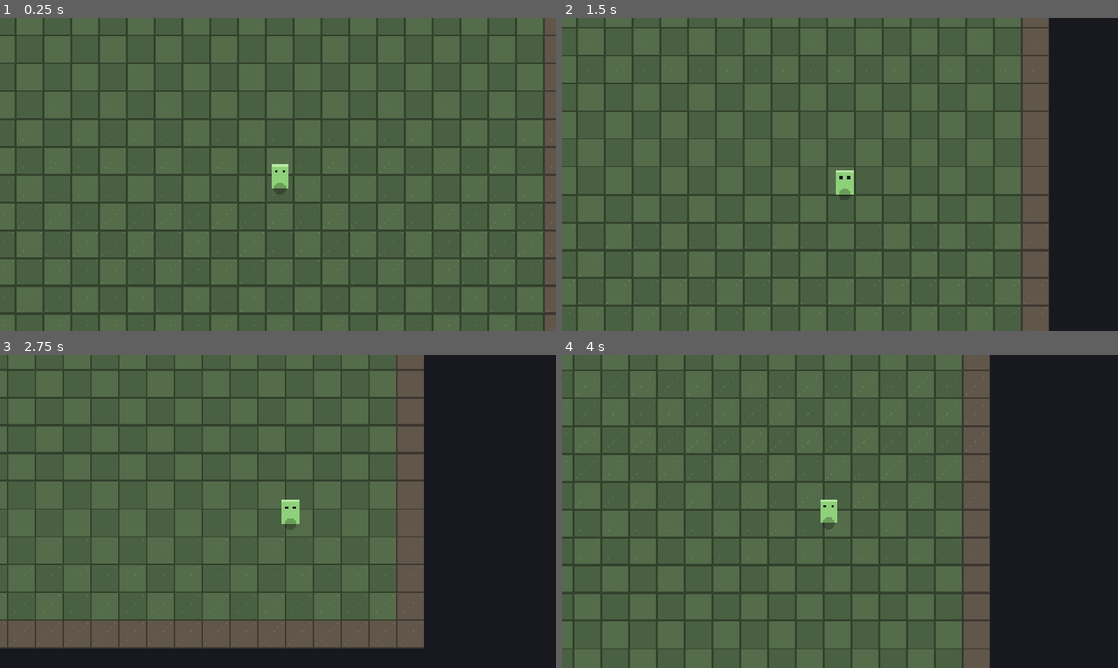
Above: before the commit, frames 1-4 (two rows, left to right).
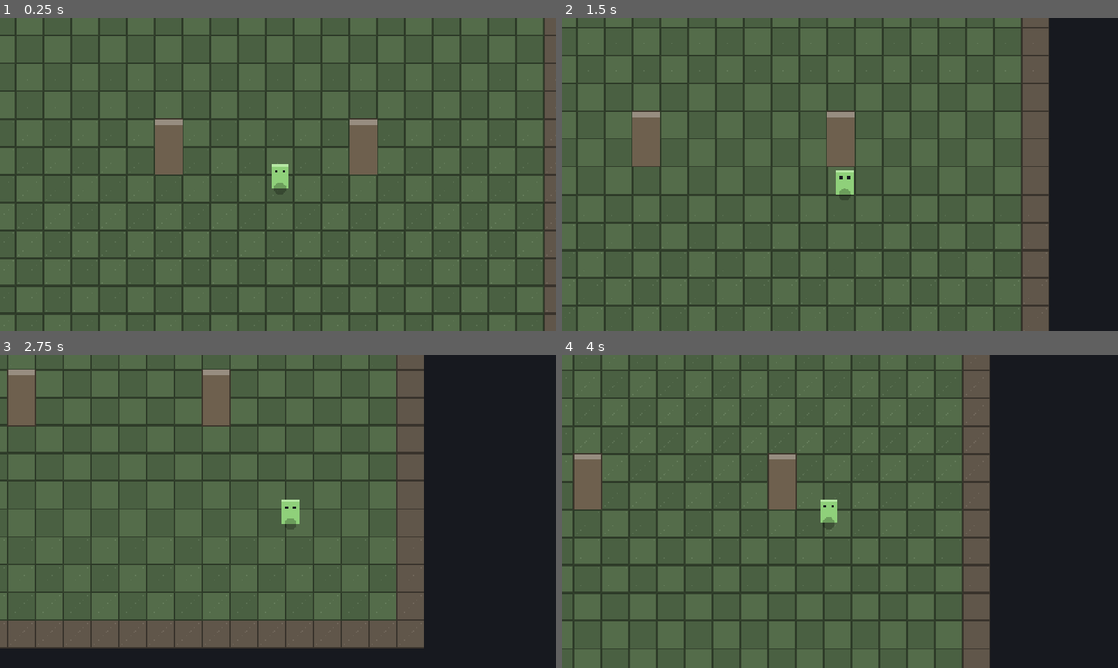
Above: after the commit, the same moments.

Repository: AdLgames/tugow
Game: Godot game, scene res://scenes/world.tscn
Same seed, same stepped clock (60 frames per second), same inputs: the game is played once before the commit and once after it.
Inputs:
- Up to frame 1 (0.25 s): no input
- Up to frame 2 (1.5 s): hold D (move_right) 0.53-1.28 s; hold S (move_down) from 1.28 s (still down)
- Up to frame 3 (2.75 s): release S (move_down) at 2.03 s; hold D (move_right) from 2.03 s (still down)
- Up to frame 4 (4 s): release D (move_right) at 2.78 s; hold W (move_up) 2.78-3.53 s; hold A (move_left) from 3.53 s (still down)

The runs differ from the first frame. In frame 1, 1.8% of the frame differs, in the area x 27-68%, y 32-50%; in frame 2, 1.7%; in frame 3, 1.7%; in frame 4, 1.7%.

Commit message:
Put tall occluders in props, where the sorting actually works
Answering "do the tiles need configuring": floors need nothing, solid
tiles need a collision shape, and tiles taller than their cell need a
texture origin to lift them onto their cell and a y-sort origin to move
their sort point to their base. The tall post at 4:0 in the tileset is a
worked example, and the smoke test asserts both origins are set.

But checking that turned up something worth more than the answer. Tiles
in a Y-sorted TileMapLayer sort correctly against each other — two tall
posts overlap in the right order — and do NOT interleave with sibling
nodes. A tile can never be drawn in front of the player whatever origins
are set, and nothing errors; the player just walks over the top of it.
Measured, not guessed: a player standing behind a tall tile rendered
1610 of its own pixels, and behind an identical shape drawn by an
ordinary node, zero.

So anything the player must pass behind is now a prop rather than a tile:
scenes/prop.tscn, in a Y-sorted Props node that also holds the player.
Tile layers keep the floors and the walls at the edge of the room, where
nothing ever walks behind them.

tests/render.gd checks it by counting pixels of the player on screen —
zero behind a prop, about sixteen hundred with nothing in the way. That
is the only way to catch this class of mistake, since getting it wrong
raises no error and looks fine until someone walks past a post.

Co-Authored-By: Claude Opus 5 <noreply@anthropic.com>
Claude-Session: https://claude.ai/code/session_01BzAKzGJTYJvNQcmYrQHVBo

Diff:
--- a/resources/tileset.tres
+++ b/resources/tileset.tres
@@ -10,6 +10,11 @@
 2:0/0 = 0
 2:0/0/physics_layer_0/polygon_0/points = PackedVector2Array(-32, -32, 32, -32, 32, 32, -32, 32)
 3:0/0 = 0
+4:0/0 = 0
+4:0/size_in_atlas = Vector2i(1, 2)
+4:0/0/texture_origin = Vector2i(0, -32)
+4:0/0/y_sort_origin = 32
+4:0/0/physics_layer_0/polygon_0/points = PackedVector2Array(-32, -32, 32, -32, 32, 32, -32, 32)
 
 [resource]
 resource_name = "Wireframe Tiles"
--- /dev/null
+++ b/scenes/prop.tscn
@@ -0,0 +1,13 @@
+[gd_scene load_steps=3 format=3]
+
+[ext_resource type="Script" path="res://scripts/prop.gd" id="1"]
+
+[sub_resource type="RectangleShape2D" id="base"]
+size = Vector2(60, 28)
+
+[node name="Prop" type="StaticBody2D"]
+script = ExtResource("1")
+
+[node name="Base" type="CollisionShape2D" parent="."]
+position = Vector2(0, -14)
+shape = SubResource("base")
--- a/scenes/world.tscn
+++ b/scenes/world.tscn
@@ -5,7 +5,6 @@
 [ext_resource type="PackedScene" path="res://scenes/player.tscn" id="3"]
 
 [node name="World" type="Node2D"]
-y_sort_enabled = true
 script = ExtResource("1")
 
 [node name="Ground" type="TileMapLayer" parent="."]
@@ -19,5 +18,8 @@
 y_sort_enabled = true
 tile_set = ExtResource("2")
 
-[node name="Player" parent="." instance=ExtResource("3")]
+[node name="Props" type="Node2D" parent="."]
+y_sort_enabled = true
+
+[node name="Player" parent="Props" instance=ExtResource("3")]
 position = Vector2(640, 448)
--- /dev/null
+++ b/scripts/prop.gd
@@ -0,0 +1,29 @@
+class_name Prop
+extends StaticBody2D
+## A tall thing that stands in the room — a post, a counter, a shelf.
+##
+## Props are scenes rather than tiles, and that is deliberate. Tiles in a
+## Y-sorted TileMapLayer sort correctly against *each other*, but the layer
+## does not interleave with its sibling nodes, so a tile can never be drawn
+## in front of the player. A prop is an ordinary node in the same Y-sorted
+## container as the player, so it sorts against them properly.
+##
+## Its origin is at its base, which is what makes the sort read right: a
+## character whose feet are lower down is nearer the camera.
+
+@export var height: float = 128.0
+@export var width: float = 64.0
+@export var tint: Color = Color("6e604e")
+
+
+func _ready() -> void:
+	queue_redraw()
+
+
+## Placeholder art. Replace with a Sprite2D whose offset puts the image above
+## the origin, and delete this.
+func _draw() -> void:
+	var body := Rect2(-width * 0.5, -height, width, height)
+	draw_rect(body, tint)
+	draw_rect(Rect2(body.position, Vector2(width, 14)), tint.lightened(0.28))
+	draw_rect(body, tint.darkened(0.45), false, 2.0)
--- a/scripts/world.gd
+++ b/scripts/world.gd
@@ -21,12 +21,20 @@
 const TILE_FLOOR := Vector2i(0, 0)
 const TILE_FLOOR_ALT := Vector2i(1, 0)
 const TILE_WALL := Vector2i(2, 0)
+## A 64x128 post. Twice as tall as its cell, so it needs a texture origin to
+## rise out of it and a y-sort origin to sort by its base — see the README.
+const TILE_POST := Vector2i(4, 0)
 const SOURCE := 0
+
+const PROP_SCENE := preload("res://scenes/prop.tscn")
 
 @onready var ground: TileMapLayer = $Ground
 @onready var walls: TileMapLayer = $Walls
 @onready var decor: TileMapLayer = $Decor
-@onready var player: Player = $Player
+## Everything that has to sort against the player lives in here, including
+## the player. See the note on Prop for why this is not a tile layer.
+@onready var props: Node2D = $Props
+@onready var player: Player = $Props/Player
 
 
 func _ready() -> void:
@@ -47,6 +55,10 @@
 				ground.set_cell(at, SOURCE, TILE_FLOOR_ALT if alt else TILE_FLOOR)
 			else:
 				walls.set_cell(at, SOURCE, TILE_WALL)
+	# A couple of posts inside the room. They are props rather than tiles, so
+	# the player passes behind them.
+	for x in [6, 13]:
+		add_prop(Vector2i(x, 6))
 
 
 ## Drop the player in the middle of whatever has been painted.
@@ -56,6 +68,16 @@
 		used = ROOM
 	var middle := used.position + used.size / 2
 	player.global_position = Vector2(middle) * float(CELL) + Vector2(CELL, CELL) * 0.5
+
+
+## Stand a prop on a cell. Its origin goes at the bottom of the cell, so it
+## sorts by where it touches the floor.
+func add_prop(cell: Vector2i, height: float = 128.0) -> Prop:
+	var prop: Prop = PROP_SCENE.instantiate()
+	prop.height = height
+	prop.position = Vector2(cell.x * CELL + CELL * 0.5, cell.y * CELL + CELL)
+	props.add_child(prop)
+	return prop
 
 
 ## Which cell a point in the world is in. Handy for anything that needs to
--- /dev/null
+++ b/tests/render.gd
@@ -0,0 +1,88 @@
+extends Node
+## Proves the sorting actually occludes, by looking at the pixels.
+##
+##   xvfb-run godot --path . res://tests/render.tscn
+##
+## Worth its weight: Y-sorting is configuration, not code, and when it is
+## wrong nothing errors — the player simply walks over the top of things.
+## This was found the hard way. Tiles in a Y-sorted TileMapLayer sort against
+## each other but do NOT interleave with sibling nodes, so anything the player
+## must pass behind has to be a prop rather than a tile.
+
+const PLAYER_TONE := Color("8fd07a")
+const DEADLINE := 40.0
+
+var _world: World
+var _failed: Array[String] = []
+
+
+func _ready() -> void:
+	var watchdog := Timer.new()
+	watchdog.wait_time = DEADLINE
+	watchdog.one_shot = true
+	watchdog.timeout.connect(func() -> void:
+		_fail("the run did not finish in %d seconds" % int(DEADLINE))
+		_report())
+	add_child(watchdog)
+	watchdog.start()
+
+	_world = load("res://scenes/world.tscn").instantiate()
+	add_child(_world)
+	await get_tree().physics_frame
+
+	var prop_cell := Vector2i(6, 6)
+	# Standing in the cell above the prop: the player is farther from the
+	# camera and must be hidden behind it.
+	var behind := await _visible_player_pixels(
+		Vector2(prop_cell.x * World.CELL + 32, (prop_cell.y - 1) * World.CELL + 58))
+	# Standing below it: nearer the camera, and fully drawn.
+	var in_front := await _visible_player_pixels(
+		Vector2(prop_cell.x * World.CELL + 32, (prop_cell.y + 1) * World.CELL + 40))
+
+	print("  player pixels — behind the prop: %d, in front of it: %d"
+		% [behind, in_front])
+	_check(in_front > 400, "the player is drawn when nothing is in the way")
+	_check(behind < in_front * 0.5,
+		"and is hidden behind a prop they are standing above")
+	_report()
+
+
+## How much of the player is on screen, counted in pixels of their own colour.
+func _visible_player_pixels(at: Vector2) -> int:
+	_world.player.global_position = at
+	for _i in 6:
+		await get_tree().physics_frame
+	for _i in 4:
+		await get_tree().process_frame
+	await RenderingServer.frame_post_draw
+	var image := get_viewport().get_texture().get_image()
+	var seen := 0
+	for y in image.get_height():
+		for x in image.get_width():
+			if image.get_pixel(x, y).is_equal_approx(PLAYER_TONE):
+				seen += 1
+	return seen
+
+
+func _check(condition: bool, message: String) -> void:
+	if condition:
+		print("  ok   %s" % message)
+	else:
+		_fail(message)
+
+
+func _fail(message: String) -> void:
+	if not _failed.has(message):
+		_failed.append(message)
+		print("  FAIL %s" % message)
+
+
+func _report() -> void:
+	if _failed.is_empty():
+		print("Render passed.")
+		get_tree().quit(0)
+		return
+	print("Render FAILED:")
+	for f in _failed:
+		print("  - %s" % f)
+	get_tree().quit(1)
--- /dev/null
+++ b/tests/render.tscn
@@ -0,0 +1,4 @@
+[gd_scene load_steps=2 format=3]
+[ext_resource type="Script" path="res://tests/render.gd" id="1"]
+[node name="Render" type="Node"]
+script = ExtResource("1")
--- a/tests/smoke.gd
+++ b/tests/smoke.gd
@@ -45,6 +45,27 @@
 		var floor_data := source.get_tile_data(World.TILE_FLOOR, 0)
 		_check(floor_data != null and floor_data.get_collision_polygons_count(0) == 0,
 			"and the floor tile does not")
+
+	# The tall tile is still in the tileset and still needs both origins set,
+	# even though props do the occluding — see README. A tile taller than its
+	# cell with neither set draws in the wrong place.
+	if source != null:
+		var post := source.get_tile_data(World.TILE_POST, 0)
+		_check(post != null, "the tall post tile exists")
+		if post != null:
+			_check(source.get_tile_size_in_atlas(World.TILE_POST) == Vector2i(1, 2),
+				"and is two atlas cells tall")
+			_check(post.texture_origin.y < 0,
+				"with a texture origin lifting it out of its cell")
+			_check(post.y_sort_origin > 0,
+				"and a y-sort origin putting its sort point at its base")
+
+	# Props are what the player sorts against, so they must be in the same
+	# Y-sorted container as the player and nowhere else.
+	_check(_world.props.y_sort_enabled, "the props container is Y-sorted")
+	_check(_world.player.get_parent() == _world.props,
+		"and the player is in it, or nothing sorts against them")
+	_check(_world.props.get_child_count() > 1, "and there are props in the room")
 
 	_check(_world.is_blocked(Vector2i(-1, 5)), "a wall cell reads as blocked")
 	_check(not _world.is_blocked(Vector2i(5, 5)), "and a floor cell does not")
--- a/tools/screenshot.gd
+++ b/tools/screenshot.gd
@@ -16,6 +16,17 @@
 		await get_tree().process_frame
 	await _shot("01_start")
 	# Walk a little, so the camera has followed and the shot is not static.
+	# Stand in the cell *above* a post — not inside it, which is solid and
+	# would simply shove the player back out. From there the player's body
+	# overlaps the post's upper half and should be hidden behind it.
+	world.player.global_position = Vector2(6 * World.CELL + 32, 5 * World.CELL + 60)
+	for _i in 4:
+		await get_tree().physics_frame
+	await _shot("02_behind_a_post")
+	world.player.global_position = Vector2(6 * World.CELL + 32, 7 * World.CELL + 4)
+	for _i in 4:
+		await get_tree().physics_frame
+	await _shot("03_in_front_of_a_post")
 	Input.action_press("move_right")
 	Input.action_press("move_down")
 	for _i in 40:
@@ -24,7 +35,7 @@
 	Input.action_release("move_down")
 	for _i in 8:
 		await get_tree().process_frame
-	await _shot("02_walked")
+	await _shot("04_walked")
 	get_tree().quit(0)
 
 
Binary file changed: assets/placeholder_tiles.png
Not shown, added: scripts/prop.gd.uid
Not shown, added: tests/render.gd.uid
Not shown, changed: README.md
Not shown, changed: tools/run_tests.sh
